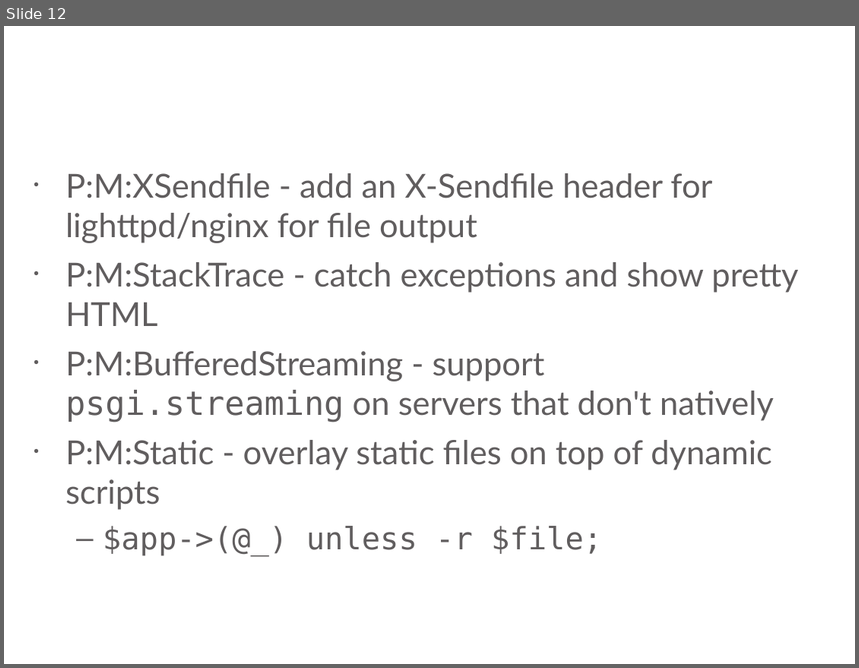
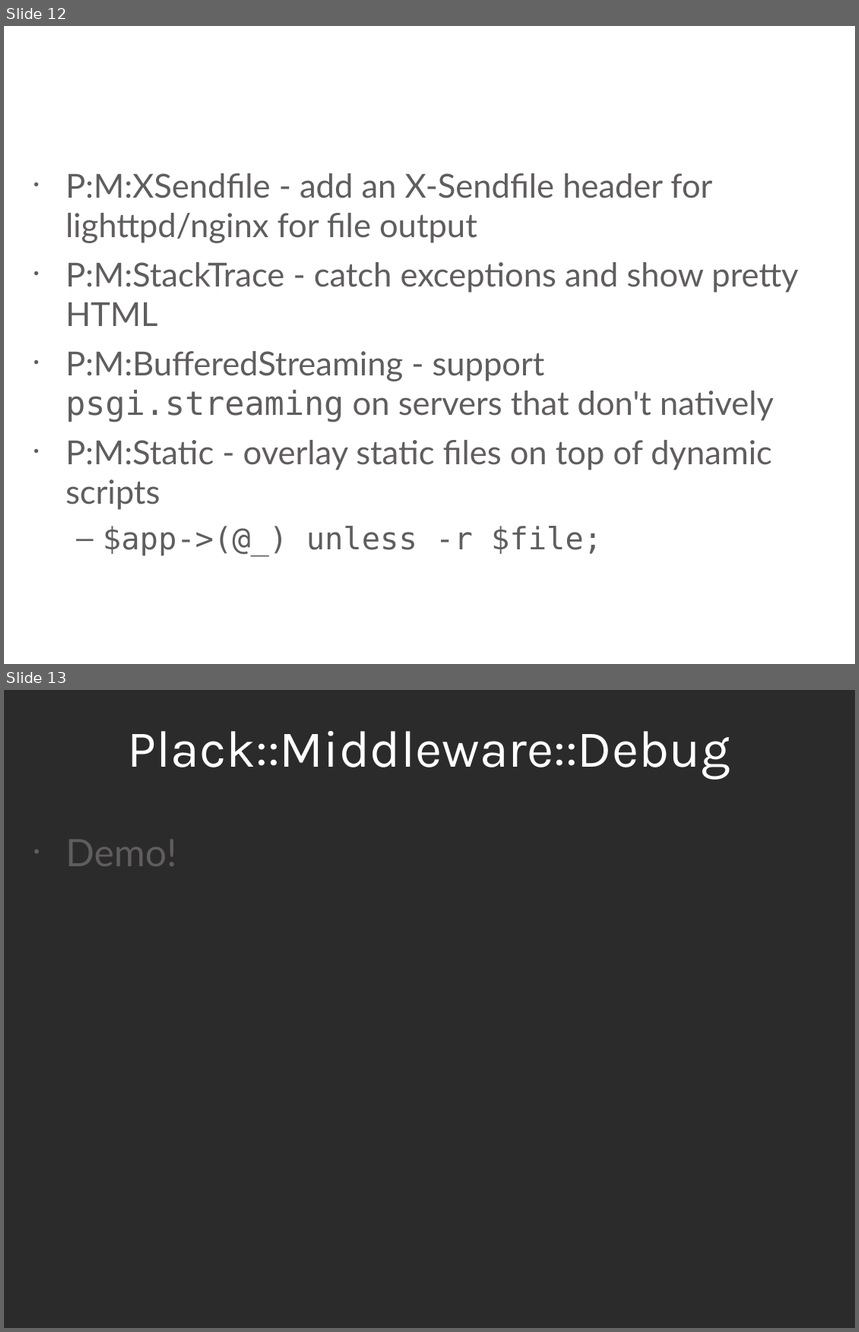
Before and after one commit to stash/vanpm-psgi, a slide deck: slides.odp. Shown one above the other, each under a label of ours: slide 12 before the commit, slides 12 and 13 after it. The pictures are 859x668 and 859x1332 pixels, drawn with LibreOffice and Linux fonts; fonts in the diff are those of the drawing; background and template pictures are left out; a plain dark background stands for a picture behind light text. Boxes give left, top, right and bottom in pixels: in the first picture for what was removed or moved away, otherwise in the second. Text is boxed around its words. In the diff, an @@ line names an element or a change of style, - is before the commit and + after.

```diff
--- a/slides.odp
+++ b/slides.odp
@@ slide 13 added at [4,690,855,1328], background picture (left out) @@
@@ title added at [128,731,731,780], 44 pt, text #FFFFFF @@
+Plack::Middleware::Debug
@@ text added at [66,840,177,866], 32 pt, text #605D5E @@
+• Demo!
```
Also in this commit, not shown: 3 slides changed.
